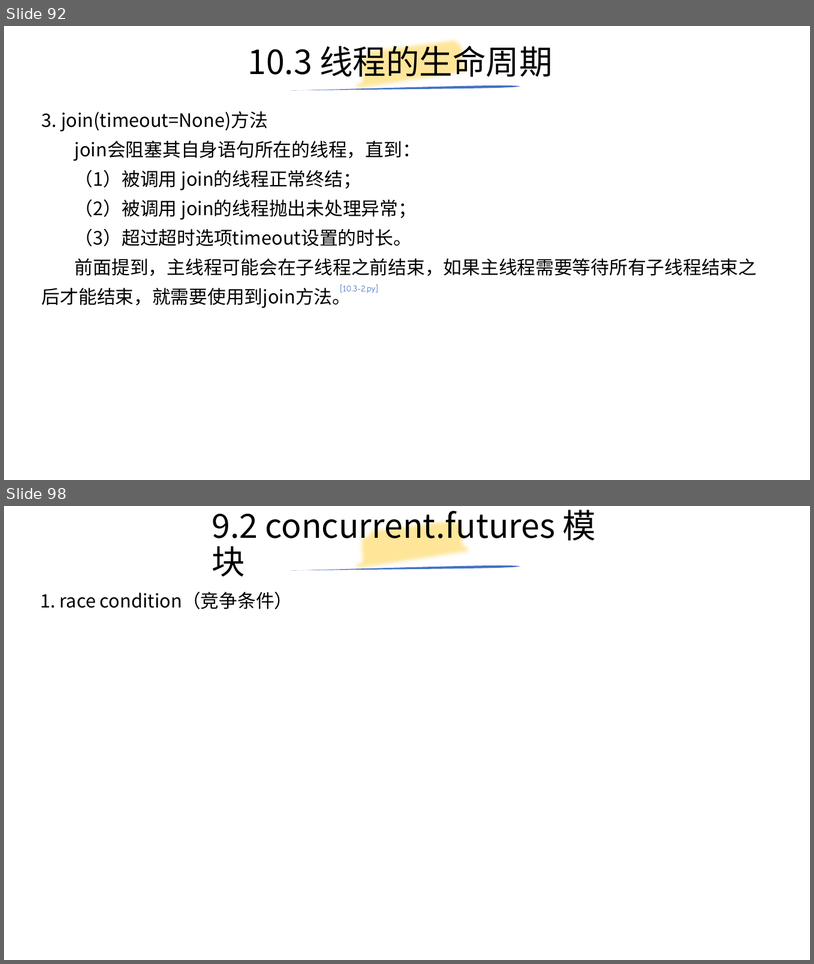
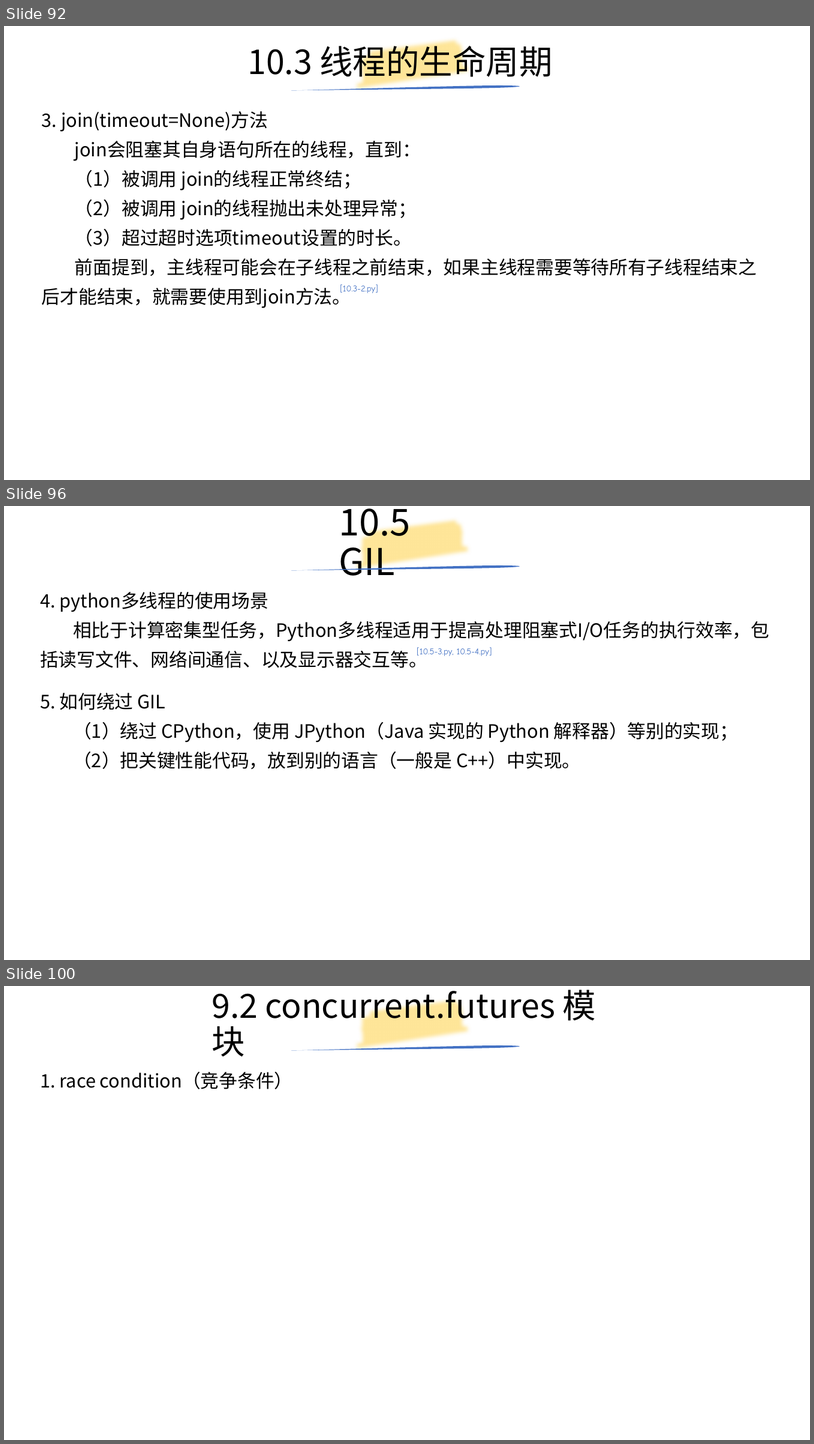
Before and after one commit to yiwenliu/CorePython, a slide deck: PPT/CorePython.pptx. Shown one above the other, each under a label of ours: slides 92 and 98 before the commit, slides 92, 96 and 100 after it; the slides between them are not shown. The pictures are 814x964 and 814x1444 pixels, drawn with LibreOffice and Linux fonts; fonts in the diff are those of the drawing. Boxes give left, top, right and bottom in pixels: in the first picture for what was removed or moved away, otherwise in the second. Text is boxed around its words. In the diff, an @@ line names an element or a change of style, - is before the commit and + after.

```diff
--- a/PPT/CorePython.pptx
+++ b/PPT/CorePython.pptx
@@ slide 96 added at (x1=4, y1=506, x2=810, y2=960), background #FFFFFF @@
@@ title added at (x1=339, y1=508, x2=411, y2=576), 44 pt, text #000000 @@
+10.5 GIL
@@ freeform shape added at (x1=353, y1=506, x2=476, y2=586), outline #FFE699 16 pt @@
@@ freeform shape added at (x1=291, y1=565, x2=520, y2=570), fill #4472C4 @@
@@ text added at (x1=40, y1=592, x2=770, y2=668), 22 pt, text #000000 @@
+4. python多线程的使用场景
+相比于计算密集型任务，Python多线程适用于提高处理阻塞式I/O任务的执行效率，包括读写文件、网络间通信、以及显示器交互等。
@@ text added at (x1=417, y1=647, x2=492, y2=656), 18 pt, text #4472C4 @@
+[10.5-3.py, 10.5-4.py]
@@ text added at (x1=40, y1=693, x2=738, y2=769), 22 pt, text #000000 @@
+5. 如何绕过 GIL
+（1）绕过 CPython，使用 JPython（Java 实现的 Python 解释器）等别的实现；
+（2）把关键性能代码，放到别的语言（一般是 C++）中实现。
@@ what was slide 98 is now slide 100 @@
```
Also in this commit, not shown: 5 slides changed, 1 other slide added, 3 slides removed, 4 other files.
